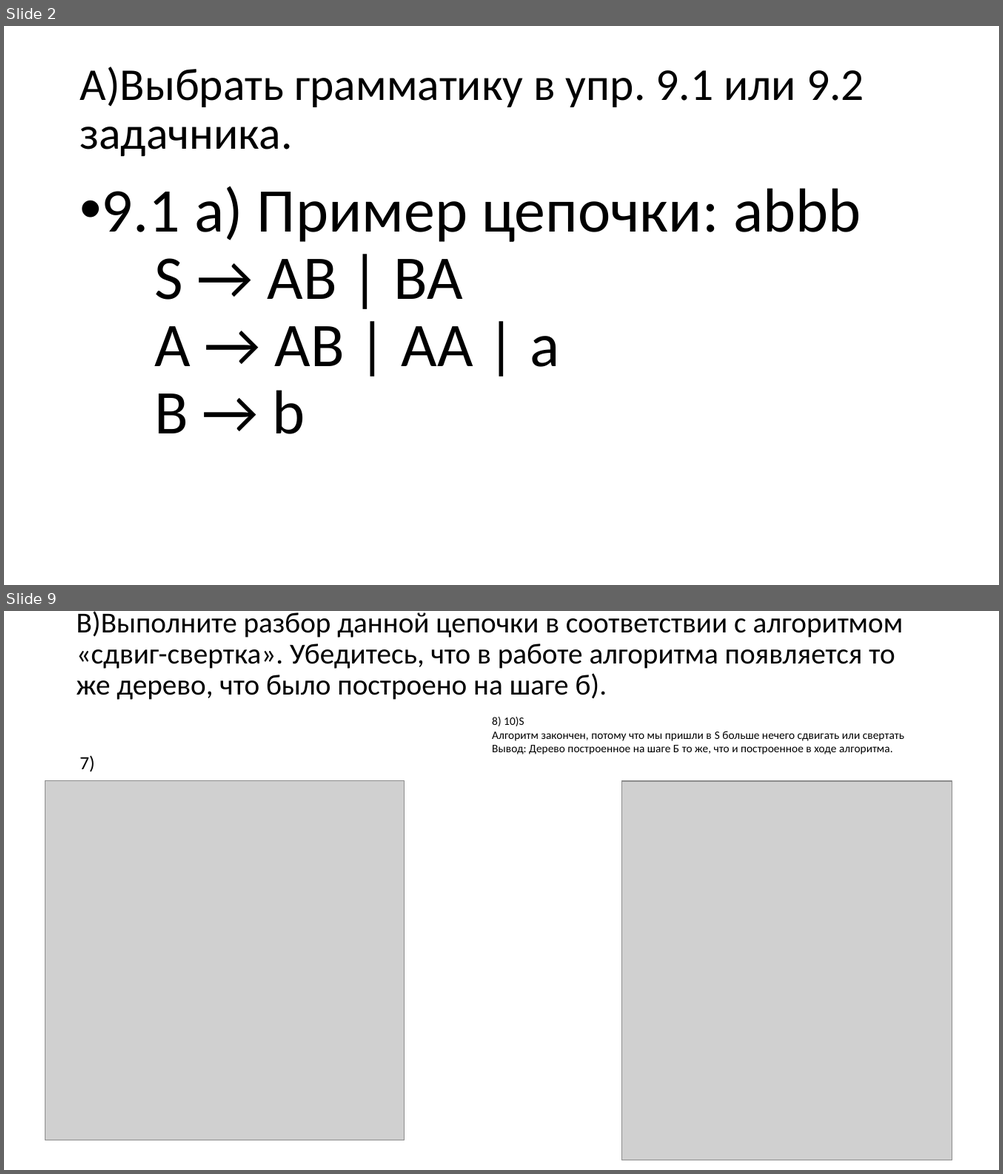
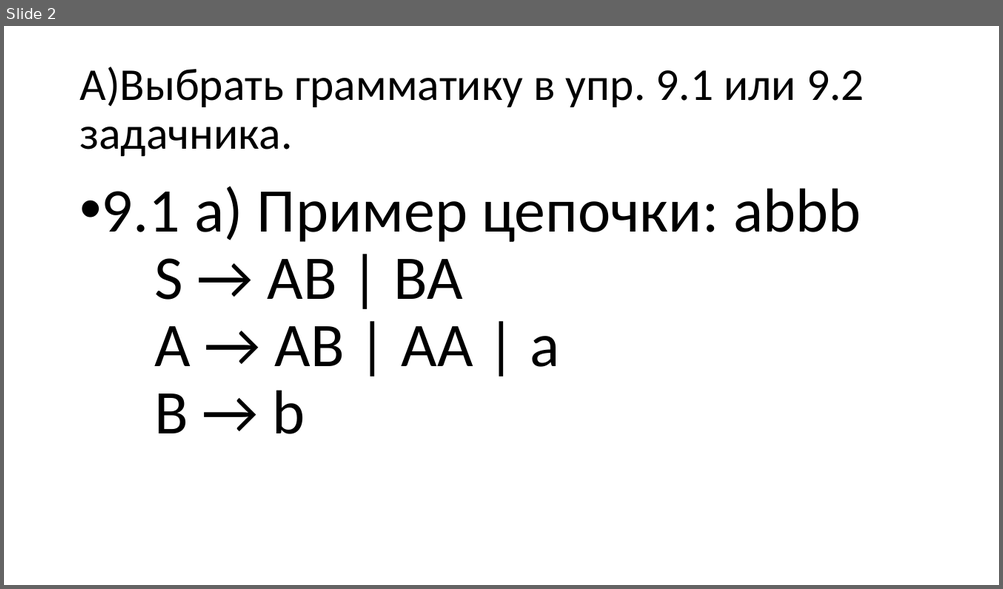
Before and after one commit to goddamnteam/korzun, a slide deck: task7.pptx. Shown one above the other, each under a label of ours: slides 2 and 9 before the commit, slide 2 after it; the slides between them are not shown. The pictures are 1003x1174 and 1003x589 pixels, drawn with LibreOffice and Linux fonts; fonts in the diff are those of the drawing; grey boxes stand for pictures. Boxes give left, top, right and bottom in pixels: in the first picture for what was removed or moved away, otherwise in the second. Text is boxed around its words. In the diff, an @@ line names an element or a change of style, - is before the commit and + after.

```diff
--- a/task7.pptx
+++ b/task7.pptx
@@ slide 9 removed at (4,611,999,1170), background #FFFFFF @@
@@ text removed at (77,611,903,700) @@
-В)Выполните разбор данной цепочки в соответствии с алгоритмом «сдвиг-свертка». Убедитесь, что в работе алгоритма появляется то же дерево, что было построено на шаге б).
@@ text removed at (492,717,904,755) @@
-8) 10)S
-Алгоритм закончен, потому что мы пришли в S больше нечего сдвигать или свертать
-Вывод: Дерево построенное на шаге Б то же, что и построенное в ходе алгоритма.
@@ text removed at (79,755,94,772) @@
-7)
@@ picture removed at (45,781,404,1140) @@
@@ picture removed at (621,781,951,1161) @@
```
Also in this commit, not shown: 7 slides changed, 11 slides added.
